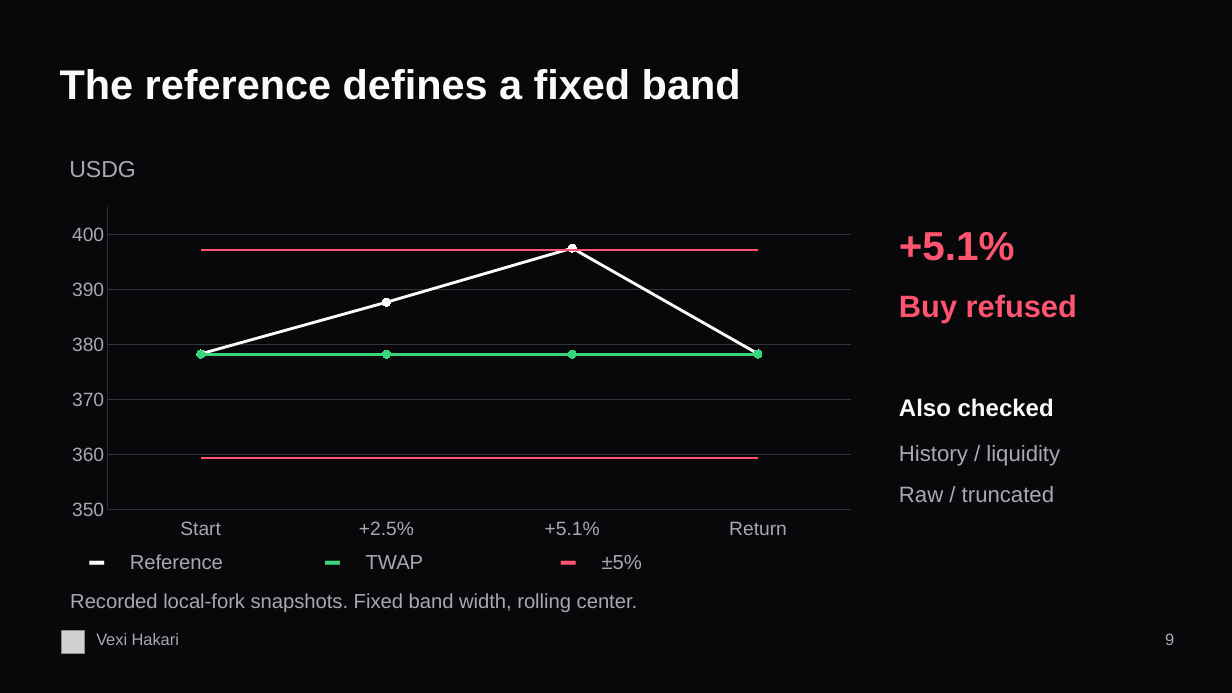
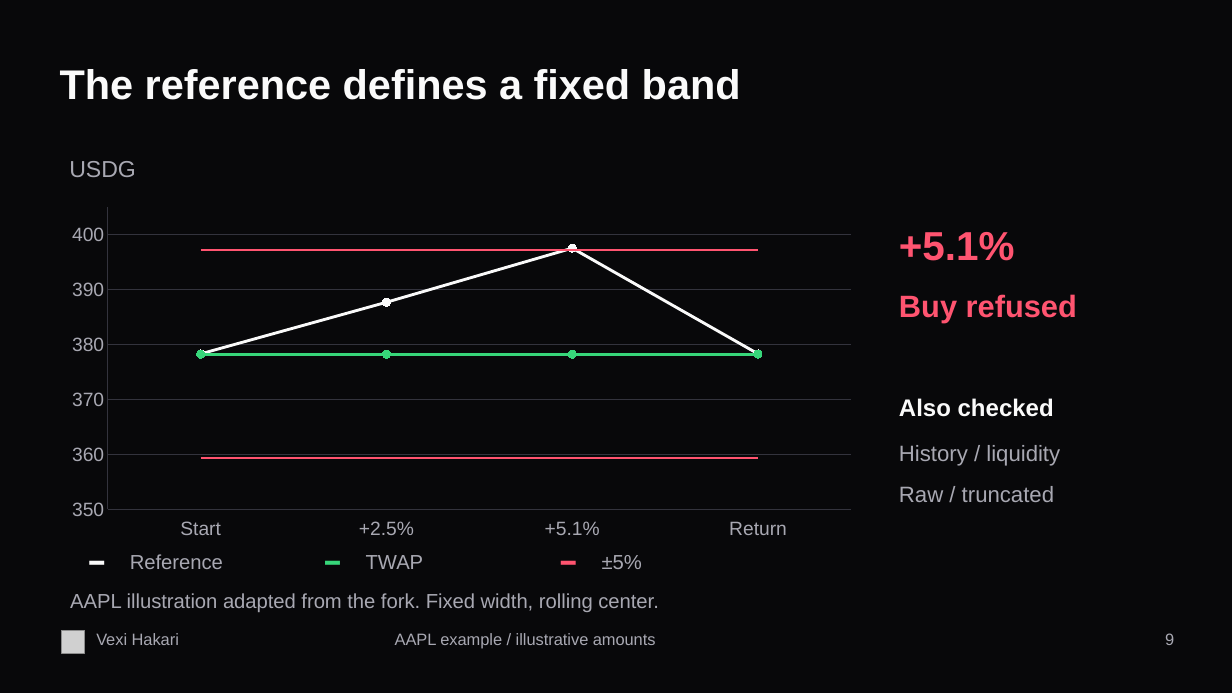
Before and after one commit to vexi-v1/vexi-hakari, a slide deck: slide 9 of docs/presentations/Vexi-Hakari-6min-EN.pptx. Drawn at 1232x693 pixels with LibreOffice and Linux fonts; fonts in the diff are those of the drawing; grey boxes stand for pictures. Boxes give left, top, right and bottom in pixels: in the first picture for what was removed or moved away, otherwise in the second. Text is boxed around its words. In the diff, an @@ line names an element or a change of style, - is before the commit and + after.

Commit message:
docs: use AAPL in bilingual six-minute demo artifacts

```diff
--- a/docs/presentations/Vexi-Hakari-6min-EN.pptx
+++ b/docs/presentations/Vexi-Hakari-6min-EN.pptx
@@ text at <box>70,593,659,612</box>: text changed @@
-Recorded local-fork snapshots. Fixed band width, rolling center.
+AAPL illustration adapted from the fork. Fixed width, rolling center.
@@ text added at <box>395,633,656,649</box>, 12.8 pt, text #A8A8B2 @@
+AAPL example / illustrative amounts
```
Also in this commit, not shown: 9 other slides changed, 5 other files.
